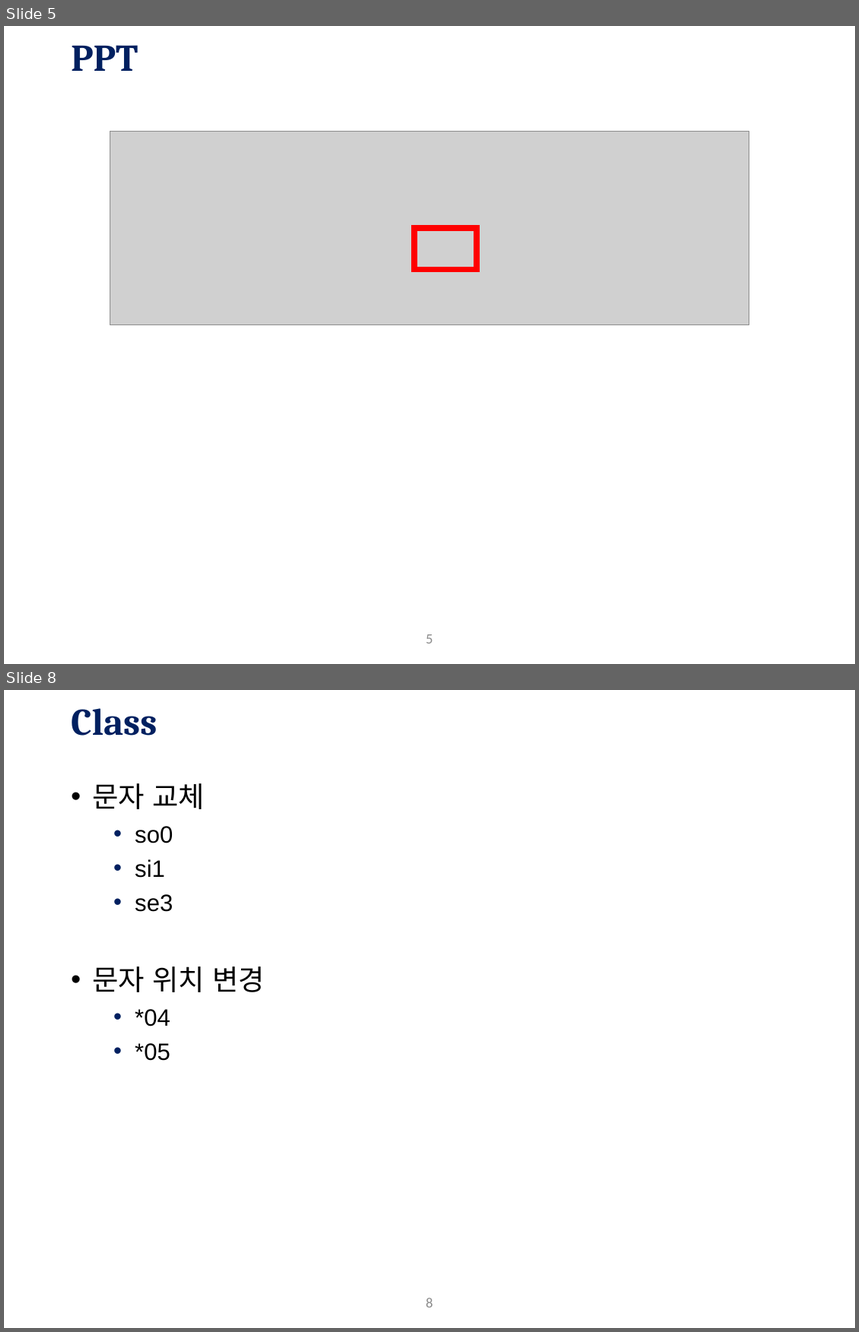
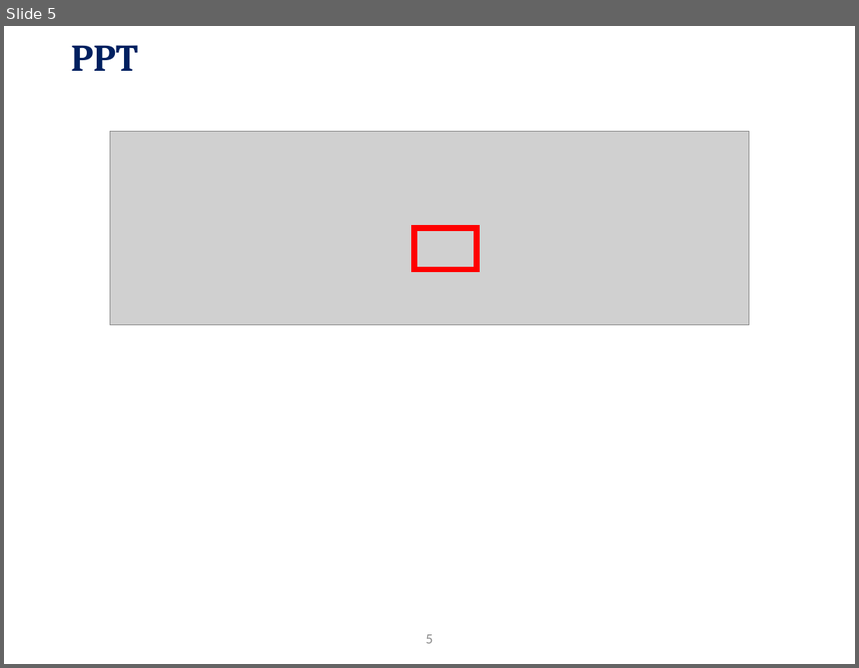
Before and after one commit to BbangDe/BbangDe.github.io, a slide deck: course_ppt/0. Orientation.pptx. Shown one above the other, each under a label of ours: slides 5 and 8 before the commit, slide 5 after it; the slides between them are not shown. The pictures are 859x1332 and 859x668 pixels, drawn with LibreOffice and Linux fonts; fonts in the diff are those of the drawing; grey boxes stand for pictures; background and template pictures are left out. Boxes give left, top, right and bottom in pixels: in the first picture for what was removed or moved away, otherwise in the second. Text is boxed around its words. In the diff, an @@ line names an element or a change of style, - is before the commit and + after.

```diff
--- a/course_ppt/0. Orientation.pptx
+++ b/course_ppt/0. Orientation.pptx
@@ slide 8 removed at bbox=[4, 690, 855, 1328], background #FFFFFF; not listed: 1 template element that a slide beside it also shows @@
@@ title removed at bbox=[71, 708, 157, 736] @@
-Class
@@ text removed at bbox=[92, 783, 265, 1061] @@
-• 문자 교체
-  • so0
-  • si1
-  • se3
-• 문자 위치 변경
-  • *04
-  • *05
```
Also in this commit, not shown: 1 slide changed, 3 slides added, 4 other slides removed.
